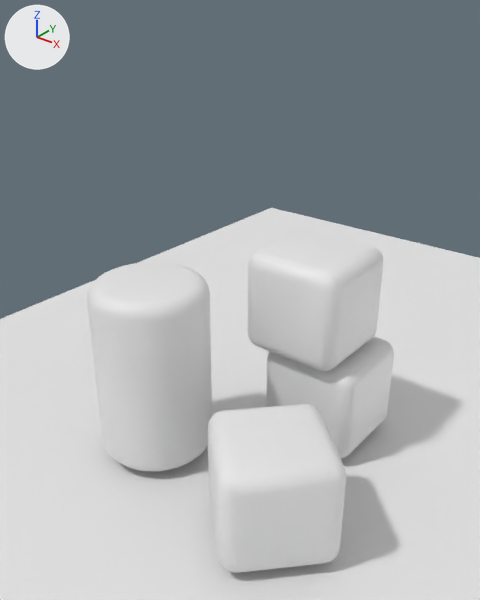
One commit to the Blender file src/assets/scene.blend: the scene before it, then after it.
The view is the same before and after, from a camera (50 mm lens) standing at (6.13, -10.63, 8.68) and looking at (-0.02, -2.94, 3.92). Arrows for +X, +Y and +Z are at upper left; the lights stay in place.

Names of what the first picture shows: 'cube-brick.000', 'cube-brick.001', 'cube-brick.002', 'cylinder-brick.000', 'floor'.
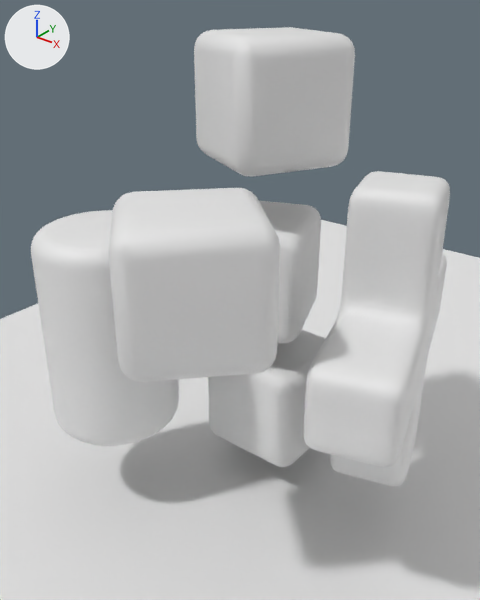
ob_bricks is not drawn itself; it is the parent of ob_cube_brick_000, ob_cube_brick_001, ob_cube_brick_002, ob_cube_brick_003, ob_cylinder_brick_000.

Pixel boxes [x1, y1, x2, y2] of what changed, in the pictures (480 x 600 px):
'cube-brick.002', moved: before [208, 404, 346, 573]; after [108, 188, 280, 382]
'cylinder-brick.000', moved: before [87, 262, 212, 471]; after [31, 210, 179, 446]
'plus-brick.000', added: after [304, 171, 450, 486]
'cube-brick.004', added: after [194, 27, 355, 177]
'cube-brick.001', moved, turned: before [248, 230, 384, 371]; after [259, 201, 321, 343]
'cube-brick.000', moved: before [266, 336, 394, 459]; after [208, 330, 326, 467]

What changed in the scene script:
```text
Add me_plus_brick:
    me_plus_brick.from_pydata(...)  # 5634 vertices, 5632 faces; spans x -0.65..0.65, y -2.5..2.5, z -2.5..2.5
    me_plus_brick.polygons.foreach_set('use_smooth', [True] * 5632)
Change ob_cube_brick_000:
    ob_cube_brick_000.location: (0.315, -0.426, 1.108) -> (0.315, -0.426, 1.468)
Change ob_cube_brick_001:
    ob_cube_brick_001.location: (0.0123, -0.684, 3.134) -> (0.0123, -0.684, 4.038)
    ob_cube_brick_001.rotation_euler: (0.0, 0.0, 0.0) -> (0.0, 0.0, 0.376)  # degrees (0, 0, 0) -> degrees (0, 0, 22)
Change ob_bricks:
    ob_bricks.location: (0.0, 0.0, 0.0) -> (-0.476, -1.253, 0.0)
Change ob_cube_brick_002:
    ob_cube_brick_002.location: (1.159, -3.551, 1.096) -> (1.159, -3.551, 5.121)
Change ob_cylinder_brick_000:
    ob_cylinder_brick_000.location: (-2.085, -3.036, 1.939) -> (-1.446, -2.873, 3.296)
Add ob_cube_brick_004:
    ob_cube_brick_004 = bpy.data.objects.new('cube-brick.004', me_cube_brick)
    ob_cube_brick_004.parent = ob_bricks
    ob_cube_brick_004.location = (0.141, -0.498, 6.939)
    ob_cube_brick_004.rotation_euler = (0.0, 0.0, -0.466)  # degrees (0, 0, -27)
Add ob_plus_brick_000:
    ob_plus_brick_000 = bpy.data.objects.new('plus-brick.000', me_plus_brick)
    ob_plus_brick_000.parent = ob_bricks
    ob_plus_brick_000.location = (2.631, -0.719, 3.579)
    ob_plus_brick_000.rotation_euler = (0.0, 0.0, 0.299)  # degrees (0, 0, 17)
```
